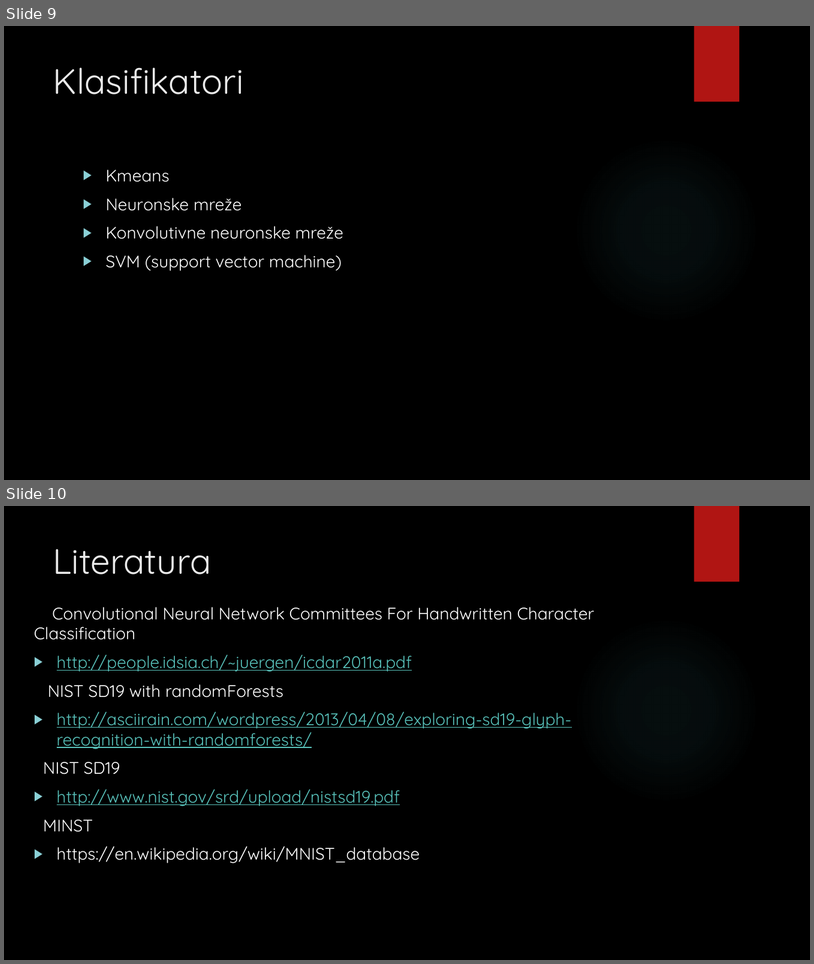
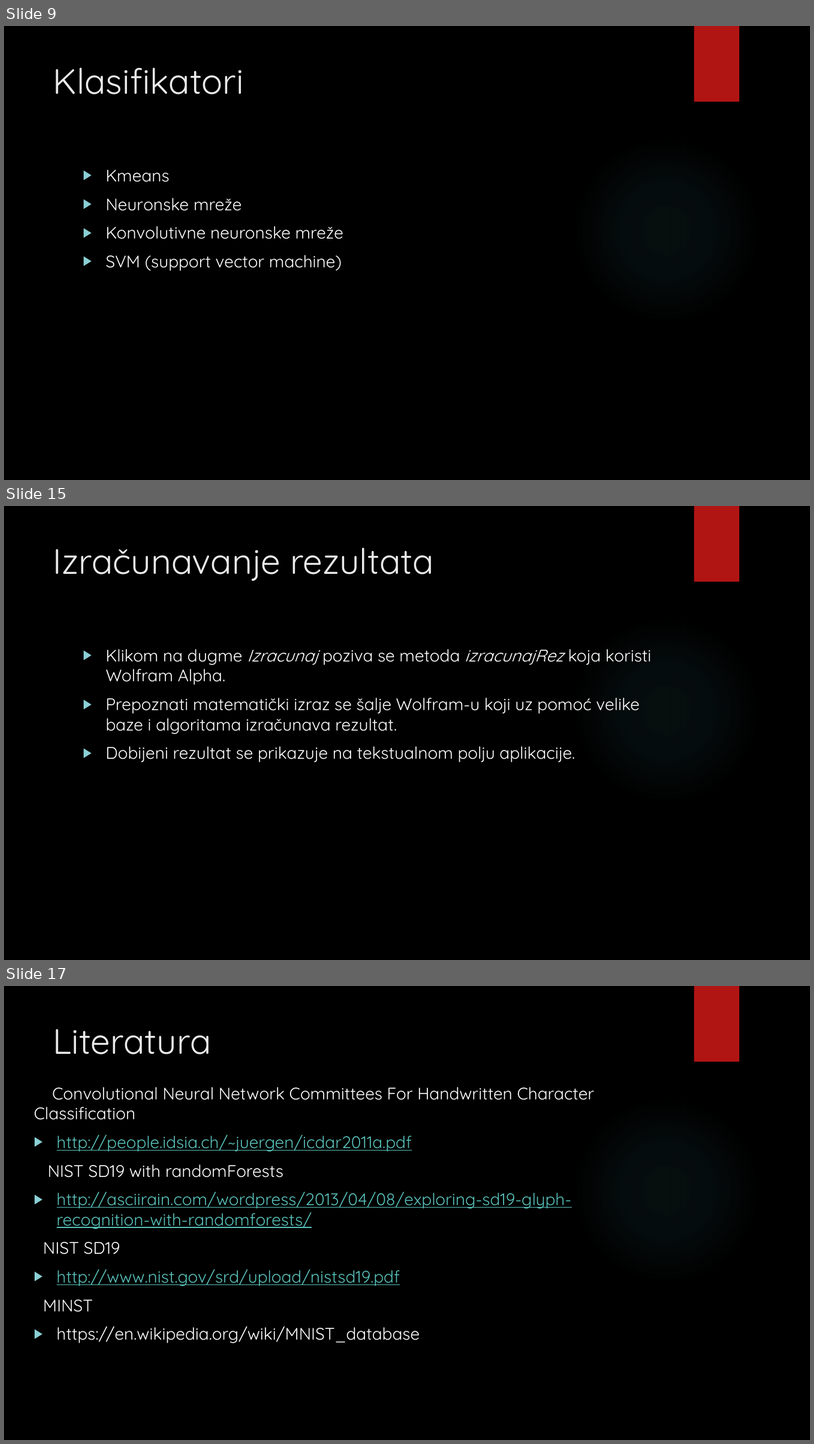
Before and after one commit to davor193/Photo-Calculator, a slide deck: photo_calculator.pptx. Shown one above the other, each under a label of ours: slides 9 and 10 before the commit, slides 9, 15 and 17 after it; the slides between them are not shown. The pictures are 814x964 and 814x1444 pixels, drawn with LibreOffice and Linux fonts; fonts in the diff are those of the drawing; background and template pictures are left out. Boxes give left, top, right and bottom in pixels: in the first picture for what was removed or moved away, otherwise in the second. Text is boxed around its words. In the diff, an @@ line names an element or a change of style, - is before the commit and + after.

```diff
--- a/photo_calculator.pptx
+++ b/photo_calculator.pptx
@@ slide 15 added at (4, 506, 810, 960), background picture (left out); not listed: 2 template elements that a slide beside it also shows @@
@@ title added at (53, 547, 434, 581), 42 pt, text #EBEBEB @@
+Izračunavanje rezultata
@@ text added at (106, 649, 651, 762), 20 pt, text #FFFFFF @@
+▶ Klikom na dugme Izracunaj poziva se metoda izracunajRez koja koristi Wolfram Alpha.
+▶ Prepoznati matematički izraz se šalje Wolfram-u koji uz pomoć velike baze i algoritama izračunava rezultat.
+▶ Dobijeni rezultat se prikazuje na tekstualnom polju aplikacije.
@@ what was slide 10 is now slide 17 @@
```
Also in this commit, not shown: 6 other slides added.
